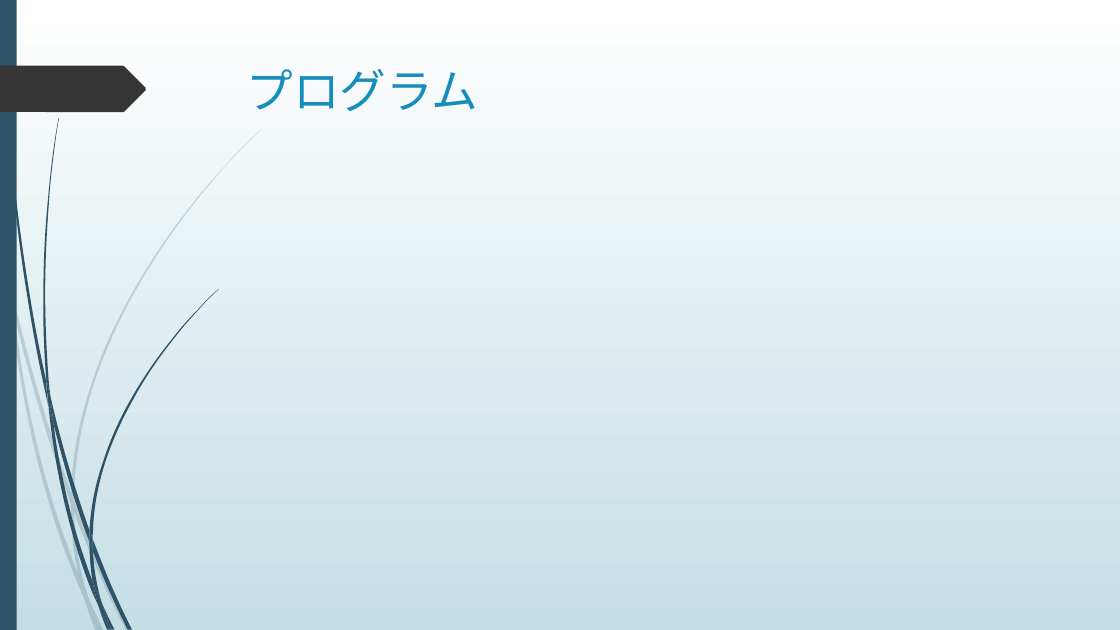
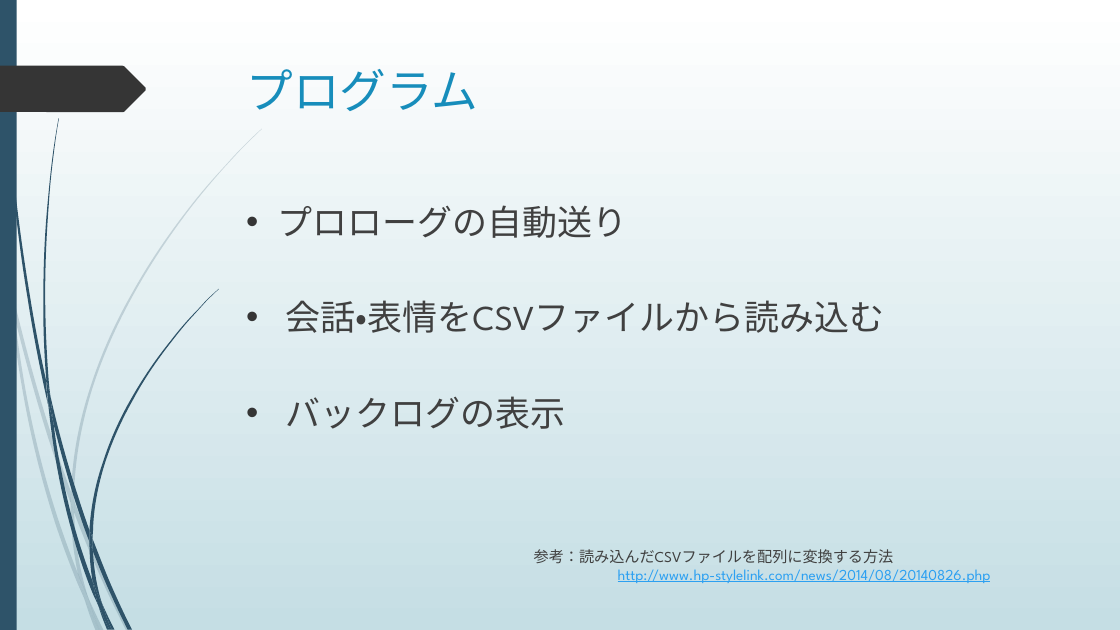
Before and after one commit to kistFteam/Conversation, a slide deck: slide 8 of パワーポイント.pptx. Drawn at 1120x630 pixels with LibreOffice and Linux fonts; fonts in the diff are those of the drawing. Boxes give left, top, right and bottom in pixels: in the first picture for what was removed or moved away, otherwise in the second. Text is boxed around its words. In the diff, an @@ line names an element or a change of style, - is before the commit and + after.

Commit message:
パワポ完成 プログラム修正

```diff
--- a/パワーポイント.pptx
+++ b/パワーポイント.pptx
@@ text added at bbox=[278, 205, 885, 429], 30 pt, text #404040 @@
+• プロローグの自動送り
+• 会話・表情をCSVファイルから読み込む
+• バックログの表示
@@ text added at bbox=[534, 549, 991, 583], 13 pt, text #2DA0F1, underline @@
+参考：読み込んだCSVファイルを配列に変換する方法
+http://www.hp-stylelink.com/news/2014/08/20140826.php
```
Also in this commit, not shown: 5 other slides changed, 1 slide removed, 14 other files.
